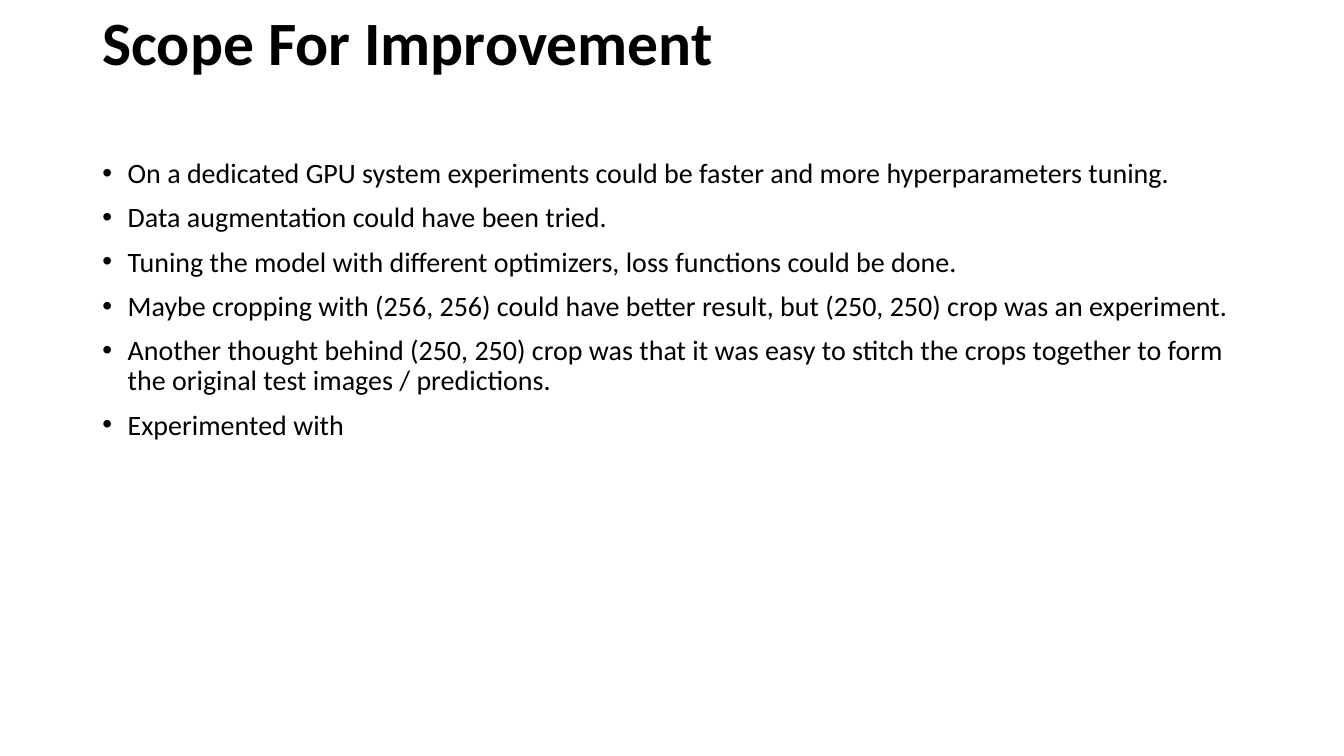
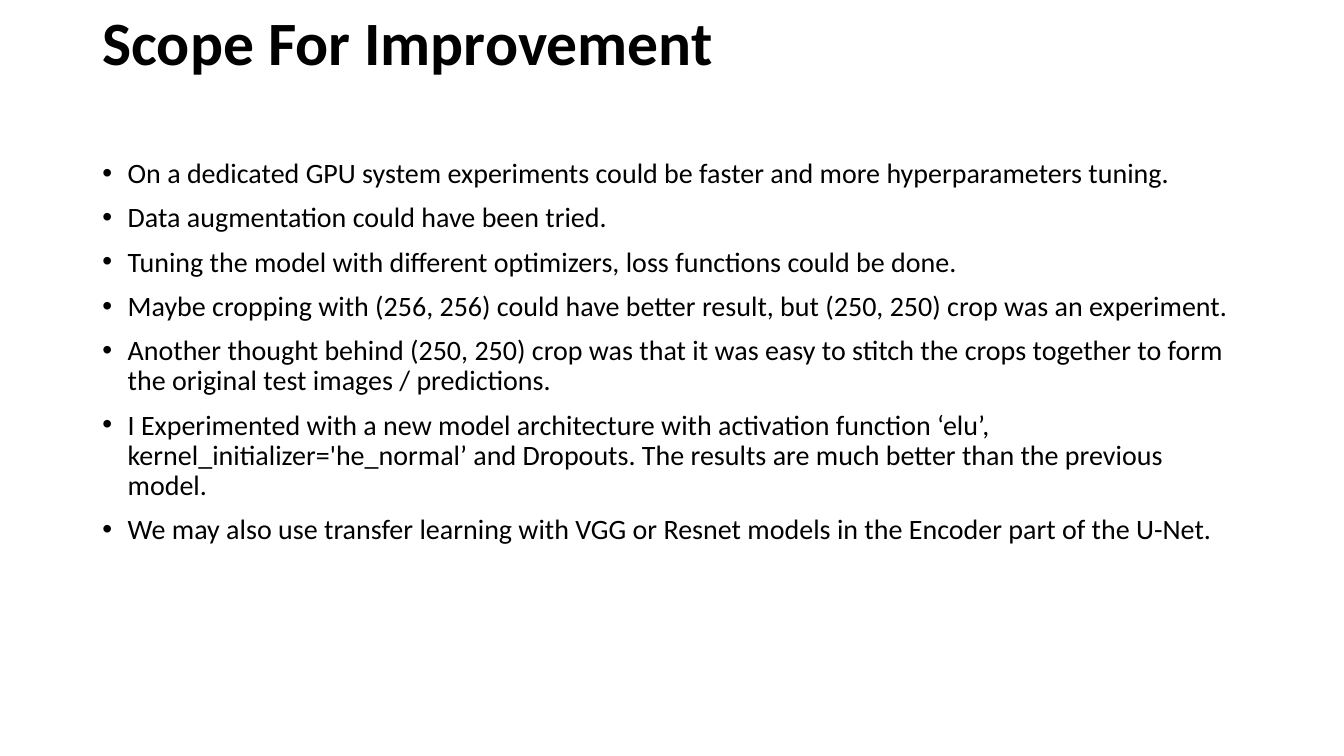
Before and after one commit to binit9/road_detection_satelite_imagery, a slide deck: slide 11 of Road Features from Satellite Imagery.pptx. Drawn at 1344x756 pixels with LibreOffice and Linux fonts; fonts in the diff are those of the drawing. Boxes give left, top, right and bottom in pixels: in the first picture for what was removed or moved away, otherwise in the second. Text is boxed around its words. In the diff, an @@ line names an element or a change of style, - is before the commit and + after.

Commit message:
updated ppt

```diff
--- a/Road Features from Satellite Imagery.pptx
+++ b/Road Features from Satellite Imagery.pptx
@@ text at bbox=[128, 415, 1211, 544]: text changed @@
-• Experimented with
+• I Experimented with a new model architecture with activation function ‘elu’, kernel_initializer='he_normal’ and Dropouts. The results are much better than the previous model.
+• We may also use transfer learning with VGG or Resnet models in the Encoder part of the U-Net.
```
